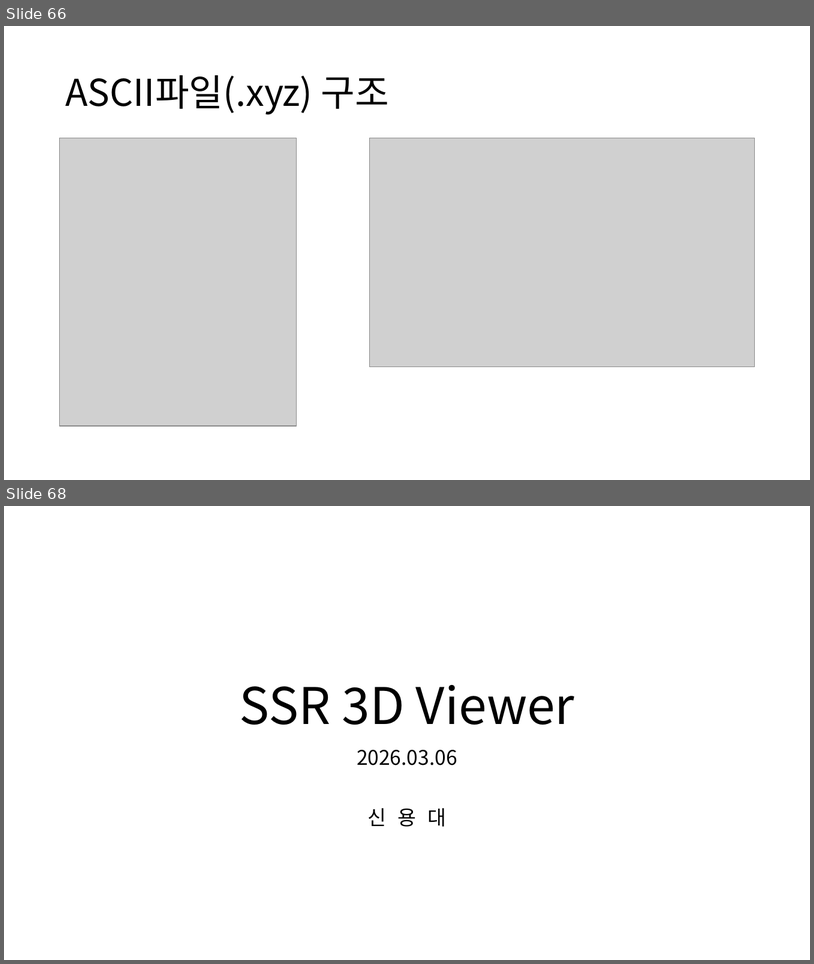
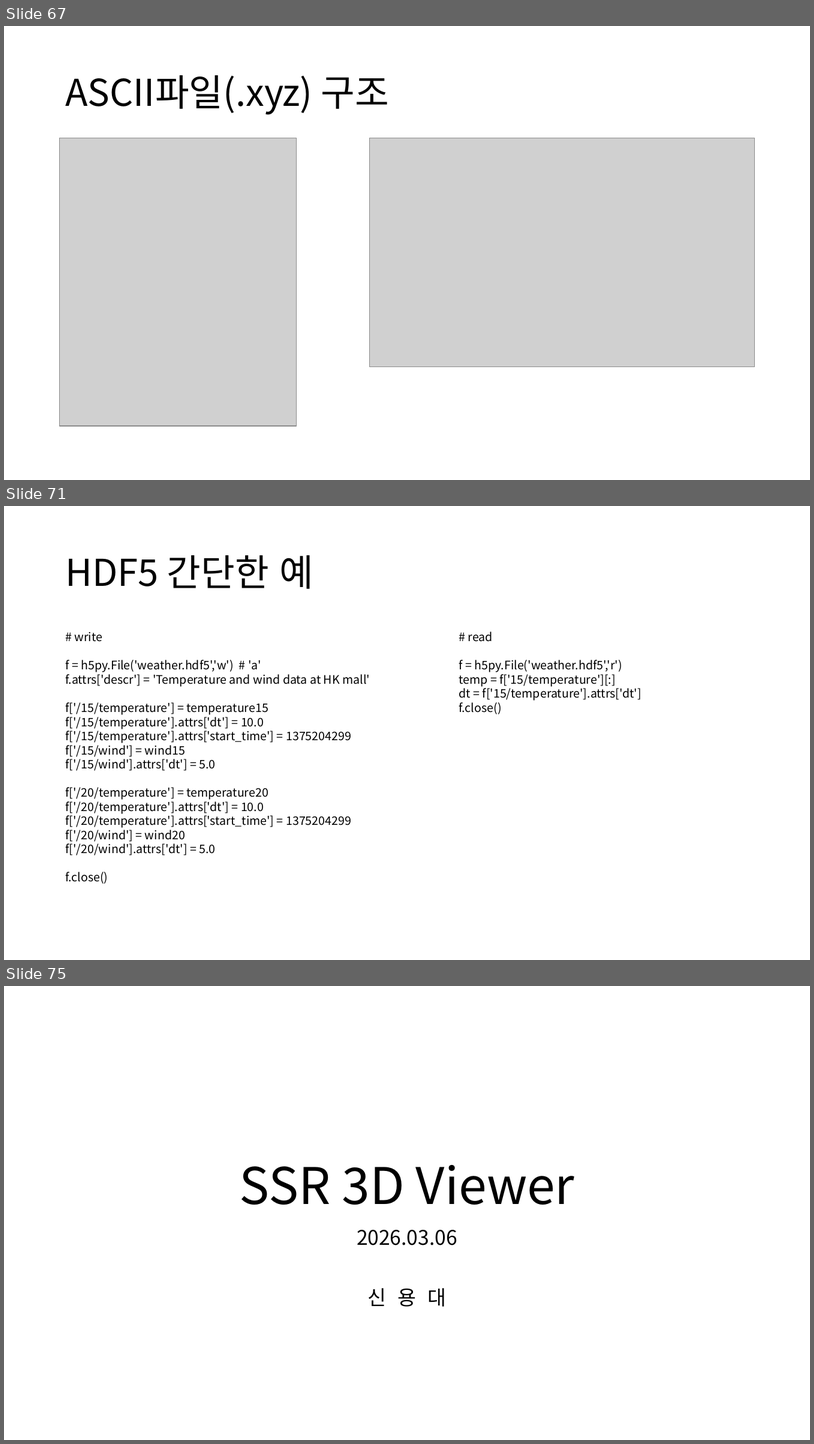
Before and after one commit to ShinYongDae/MyJob, a slide deck: Zygo Software개발.pptx. Shown one above the other, each under a label of ours: slides 66 and 68 before the commit, slides 67, 71 and 75 after it; the slides between them are not shown. The pictures are 814x964 and 814x1444 pixels, drawn with LibreOffice and Linux fonts; fonts in the diff are those of the drawing; grey boxes stand for pictures. Boxes give left, top, right and bottom in pixels: in the first picture for what was removed or moved away, otherwise in the second. Text is boxed around its words. In the diff, an @@ line names an element or a change of style, - is before the commit and + after.

```diff
--- a/Zygo Software개발.pptx
+++ b/Zygo Software개발.pptx
@@ slide 71 added at <box>4,506,810,960</box>, background #FFFFFF @@
@@ title added at <box>65,555,314,589</box>, 44 pt, text #000000 @@
+HDF5 간단한 예
@@ text added at <box>459,631,642,714</box>, 14 pt, text #000000 @@
+# read
+f = h5py.File('weather.hdf5','r')
+temp = f['15/temperature'][:]
+dt = f['15/temperature'].attrs['dt']
+f.close()
@@ text added at <box>65,632,370,883</box>, 14 pt, text #000000 @@
+# write
+f = h5py.File('weather.hdf5','w') # 'a'
+f.attrs['descr'] = 'Temperature and wind data at HK mall'
+f['/15/temperature'] = temperature15
+f['/15/temperature'].attrs['dt'] = 10.0
+f['/15/temperature'].attrs['start_time'] = 1375204299
+f['/15/wind'] = wind15
+f['/15/wind'].attrs['dt'] = 5.0
+f['/20/temperature'] = temperature20
+f['/20/temperature'].attrs['dt'] = 10.0
+f['/20/temperature'].attrs['start_time'] = 1375204299
+f['/20/wind'] = wind20
+f['/20/wind'].attrs['dt'] = 5.0
+f.close()
@@ what was slide 66 is now slide 67 @@
@@ what was slide 68 is now slide 75 @@
```
Also in this commit, not shown: 10 other slides added, 1 other file.
